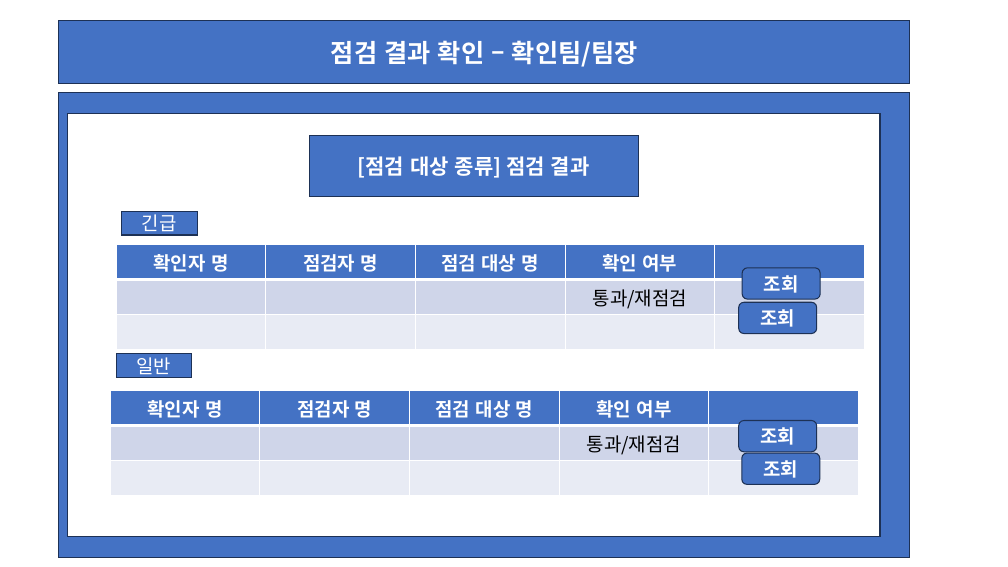
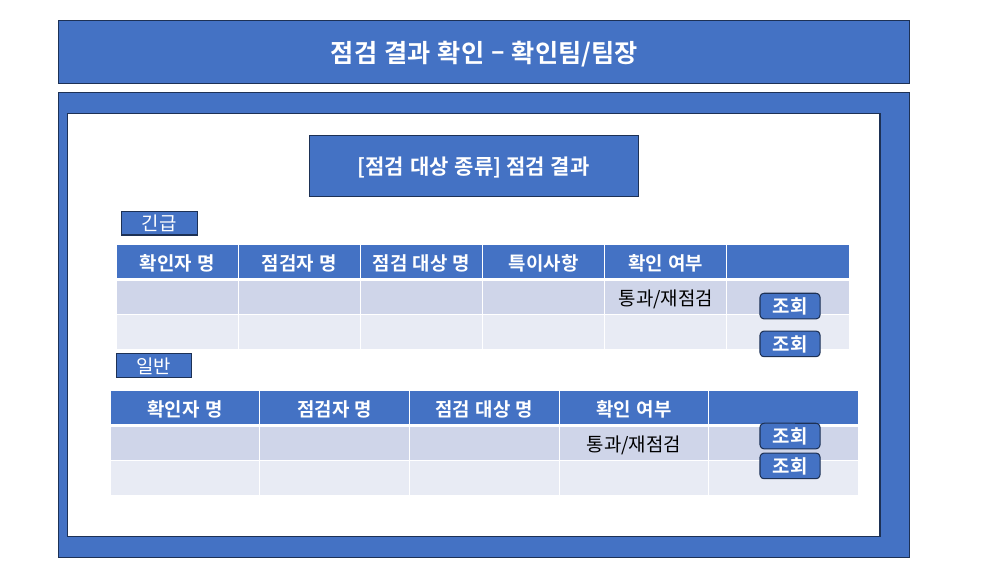
Before and after one commit to wari-wari/MainProject_1, a slide deck: slide 35 of 메인프로젝트 화면 레이아웃 초안.pptx (slide 34 before the commit). Drawn at 1008x567 pixels with LibreOffice and Linux fonts; fonts in the diff are those of the drawing. Boxes give left, top, right and bottom in pixels: in the first picture for what was removed or moved away, otherwise in the second. Text is boxed around its words. In the diff, an @@ line names an element or a change of style, - is before the commit and + after.

```diff
--- a/메인프로젝트 화면 레이아웃 초안.pptx
+++ b/메인프로젝트 화면 레이아웃 초안.pptx
@@ table at (x1=116, y1=245, x2=851, y2=358) @@
+column 4: 특이사항 |  | 
@@ table resized from (x1=116, y1=245, x2=865, y2=336) to (x1=116, y1=245, x2=851, y2=358) @@
@@ rounded rectangle "조회" resized from (x1=743, y1=268, x2=820, y2=299) to (x1=760, y1=293, x2=820, y2=319) @@
@@ rounded rectangle "조회" resized from (x1=739, y1=302, x2=817, y2=333) to (x1=760, y1=331, x2=820, y2=357) @@
@@ rounded rectangle "조회" resized from (x1=739, y1=420, x2=817, y2=451) to (x1=760, y1=423, x2=820, y2=449) @@
@@ rounded rectangle "조회" resized from (x1=742, y1=453, x2=820, y2=484) to (x1=760, y1=453, x2=820, y2=479) @@
```
Also in this commit, not shown: 23 other slides changed, 1 slide added, 1 other file.
